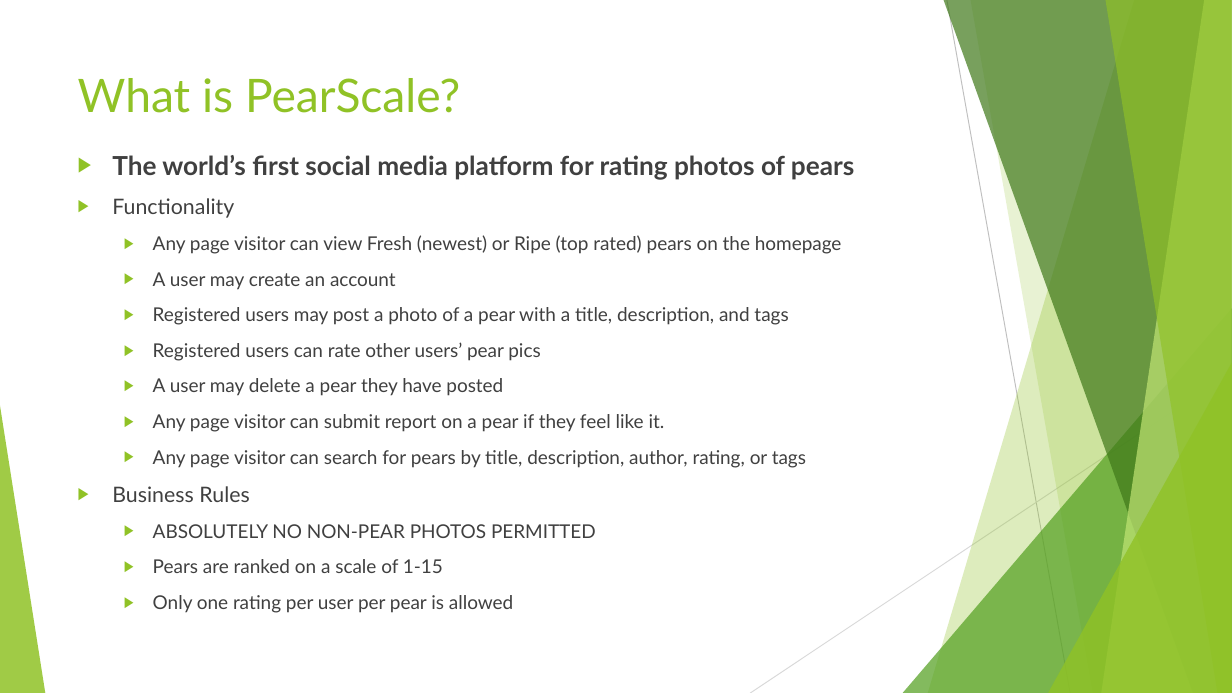
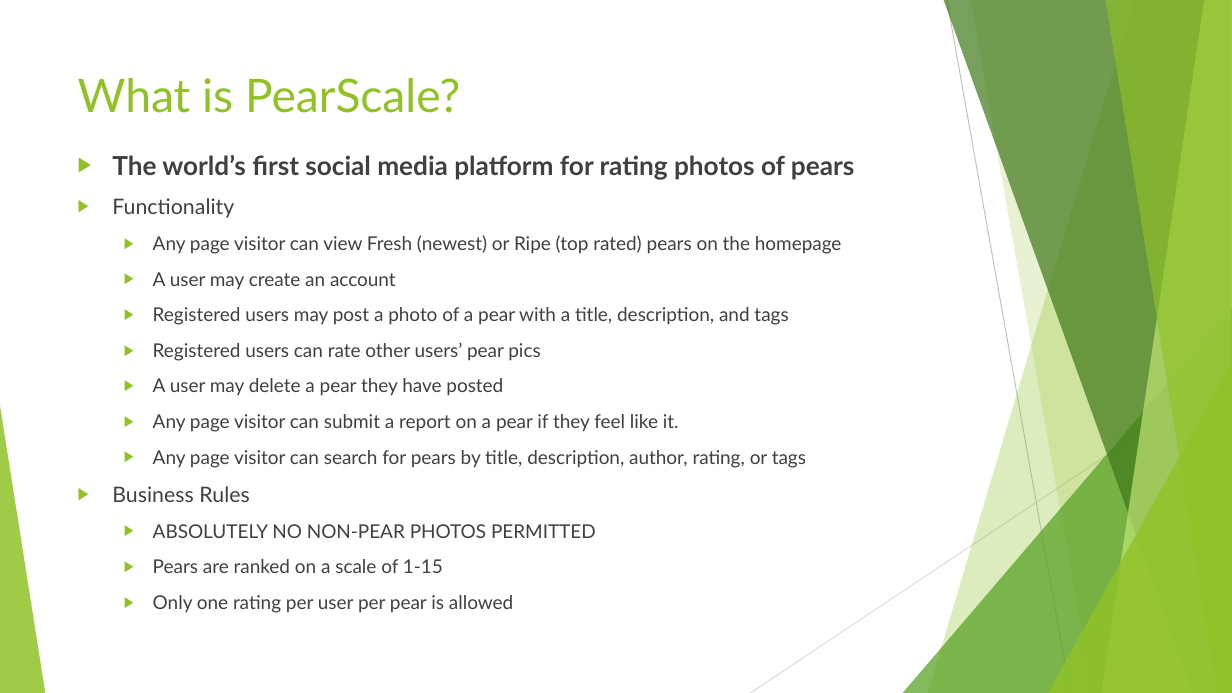
Before and after one commit to kalcicd/CS_340-PearScale, a slide deck: slide 2 of pearScalePres.pptx. Drawn at 1232x693 pixels with LibreOffice and Linux fonts; fonts in the diff are those of the drawing. Boxes give left, top, right and bottom in pixels: in the first picture for what was removed or moved away, otherwise in the second. Text is boxed around its words. In the diff, an @@ line names an element or a change of style, - is before the commit and + after.

Commit message:
added project report

```diff
--- a/pearScalePres.pptx
+++ b/pearScalePres.pptx
@@ text at (153,414,679,432): text changed @@
-  ▶ Any page visitor can submit report on a pear if they feel like it.
+  ▶ Any page visitor can submit a report on a pear if they feel like it.
```
Also in this commit, not shown: 1 other slide changed, 1 other file.
